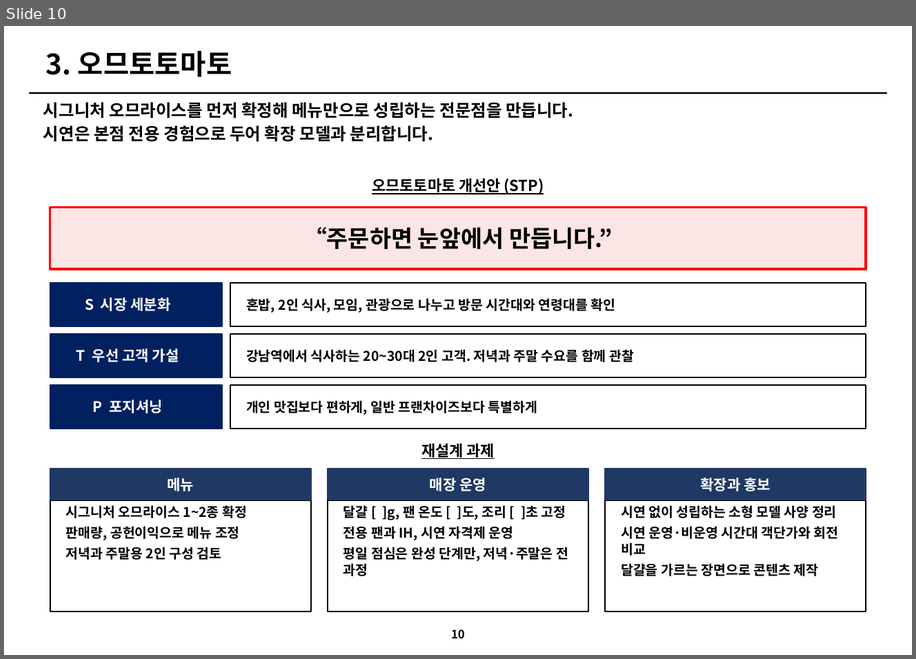
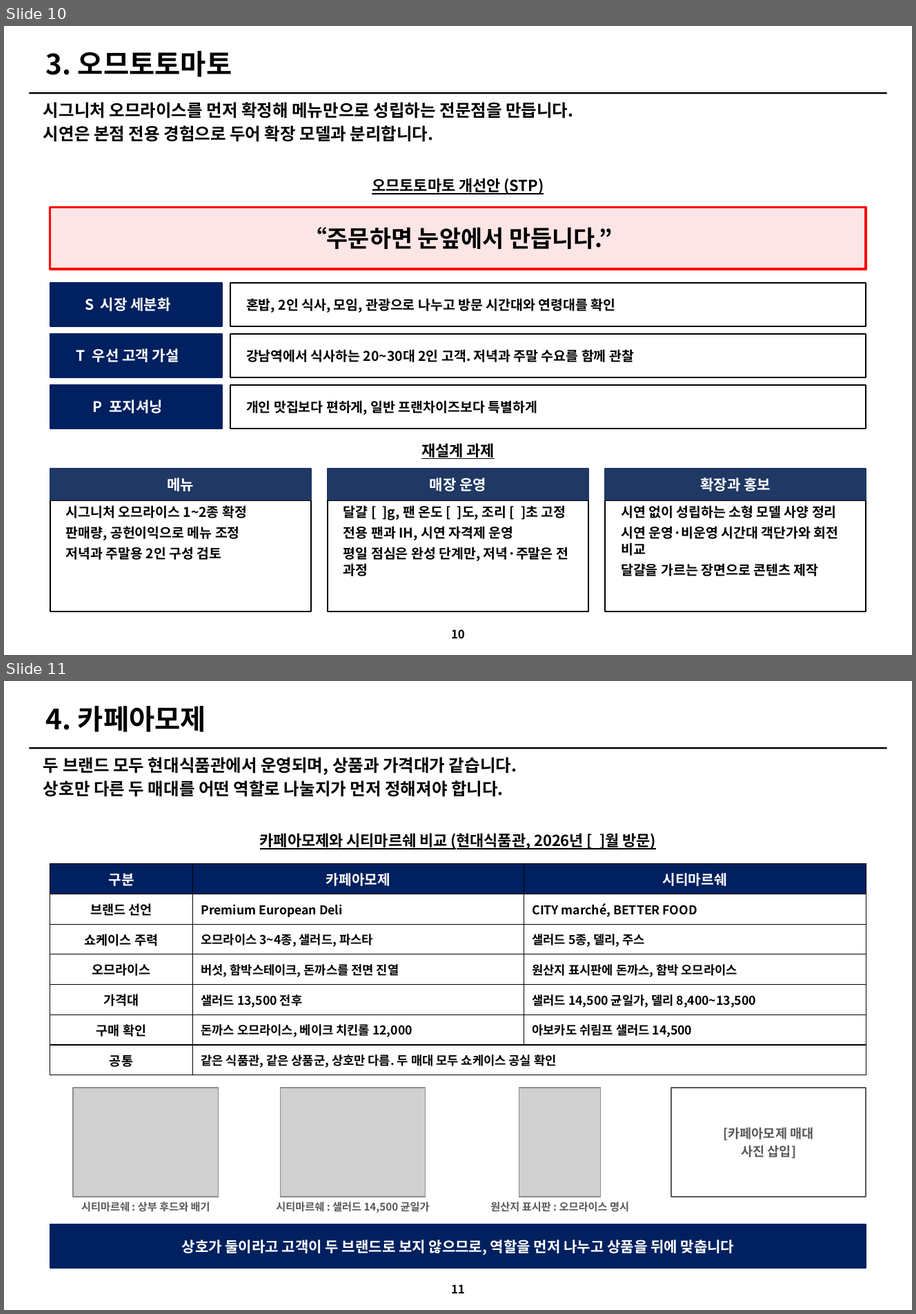
Before and after one commit to grandnim-wq/Claude, a slide deck: 아모제_3개브랜드_개선전략_v3.pptx. Shown one above the other, each under a label of ours: slide 10 before the commit, slides 10 and 11 after it. The pictures are 916x659 and 916x1314 pixels, drawn with LibreOffice and Linux fonts; fonts in the diff are those of the drawing; grey boxes stand for pictures. Boxes give left, top, right and bottom in pixels: in the first picture for what was removed or moved away, otherwise in the second. Text is boxed around its words. In the diff, an @@ line names an element or a change of style, - is before the commit and + after.

```diff
--- a/아모제_3개브랜드_개선전략_v3.pptx
+++ b/아모제_3개브랜드_개선전략_v3.pptx
@@ slide 11 added at [4,681,912,1310], background #FFFFFF; not listed: 1 template element that a slide beside it also shows @@
@@ title added at [46,706,206,732], 24 pt, text #000000, bold @@
+4. 카페아모제
@@ text added at [43,757,517,797], 14.5 pt, text #000000, bold @@
+두 브랜드 모두 현대식품관에서 운영되며, 상품과 가격대가 같습니다.
+상호만 다른 두 매대를 어떤 역할로 나눌지가 먼저 정해져야 합니다.
@@ text added at [260,833,656,849], 13 pt, text #000000, bold, underline @@
+카페아모제와 시티마르쉐 비교 (현대식품관, 2026년 [ ]월 방문)
@@ table added at [50,864,866,1075], 7 rows, 3 columns @@
+구분 | 카페아모제 | 시티마르쉐
+브랜드 선언 | Premium European Deli | CITY marché, BETTER FOOD
+쇼케이스 주력 | 오므라이스 3~4종, 샐러드, 파스타 | 샐러드 5종, 델리, 주스
+오므라이스 | 버섯, 함박스테이크, 돈까스를 전면 진열 | 원산지 표시판에 돈까스, 함박 오므라이스
+가격대 | 샐러드 13,500 전후 | 샐러드 14,500 균일가, 델리 8,400~13,500
+구매 확인 | 돈까스 오므라이스, 베이크 치킨롤 12,000 | 아보카도 쉬림프 샐러드 14,500
+공통 | 같은 식품관, 같은 상품군, 상호만 다름. 두 매대 모두 쇼케이스 공실 확인 | 
@@ picture added at [73,1087,218,1196] @@
@@ picture added at [280,1087,425,1196] @@
@@ picture added at [519,1087,600,1196] @@
@@ rectangle added at [671,1087,866,1196], fill #FFFFFF, outline #595959 1 pt @@
@@ text added at [724,1127,813,1158], 11 pt, text #595959, bold @@
+[카페아모제 매대
+사진 삽입]
@@ text added at [81,1201,210,1212], 9 pt, text #595959, bold @@
+시티마르쉐 : 상부 후드와 배기
@@ text added at [276,1201,430,1212], 9 pt, text #595959, bold @@
+시티마르쉐 : 샐러드 14,500 균일가
@@ text added at [490,1201,629,1212], 9 pt, text #595959, bold @@
+원산지 표시판 : 오므라이스 명시
@@ rectangle added at [50,1224,866,1268], fill #002060, outline #002060 1 pt @@
@@ text added at [182,1239,735,1255], 12.5 pt, text #FFFFFF, bold @@
+상호가 둘이라고 고객이 두 브랜드로 보지 않으므로, 역할을 먼저 나누고 상품을 뒤에 맞춥니다
@@ page number added at [451,1284,465,1293], 10 pt, text #000000, bold @@
+11
```
Also in this commit, not shown: 5 slides changed, 5 other files.
